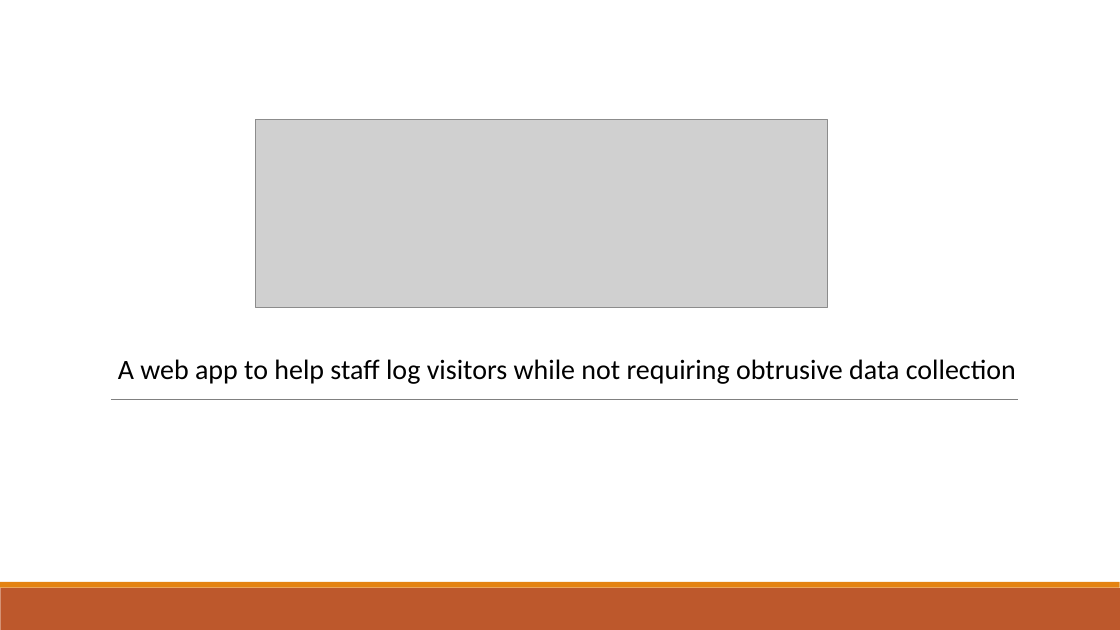
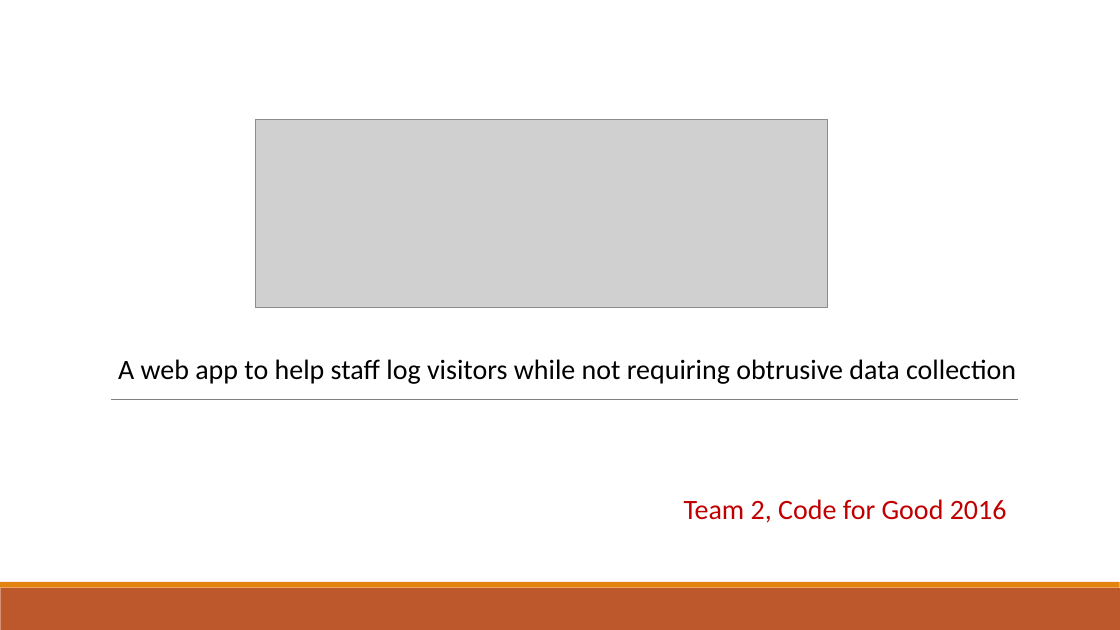
Before and after one commit to glasgow2016/team-2, a slide deck: slide 1 of presentation.pptx. Drawn at 1120x630 pixels with LibreOffice and Linux fonts; fonts in the diff are those of the drawing; grey boxes stand for pictures. Boxes give left, top, right and bottom in pixels: in the first picture for what was removed or moved away, otherwise in the second. Text is boxed around its words. In the diff, an @@ line names an element or a change of style, - is before the commit and + after.

```diff
--- a/presentation.pptx
+++ b/presentation.pptx
@@ text added at (684,499,1007,523), 24 pt, text #C00000 @@
+Team 2, Code for Good 2016
```
Also in this commit, not shown: 3 other slides changed, 1 slide removed.
